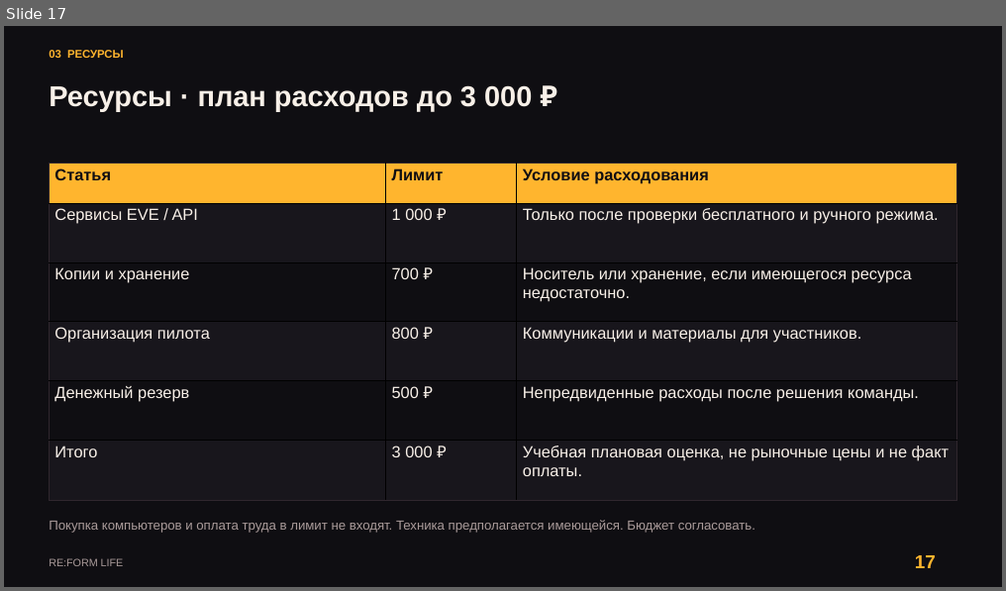
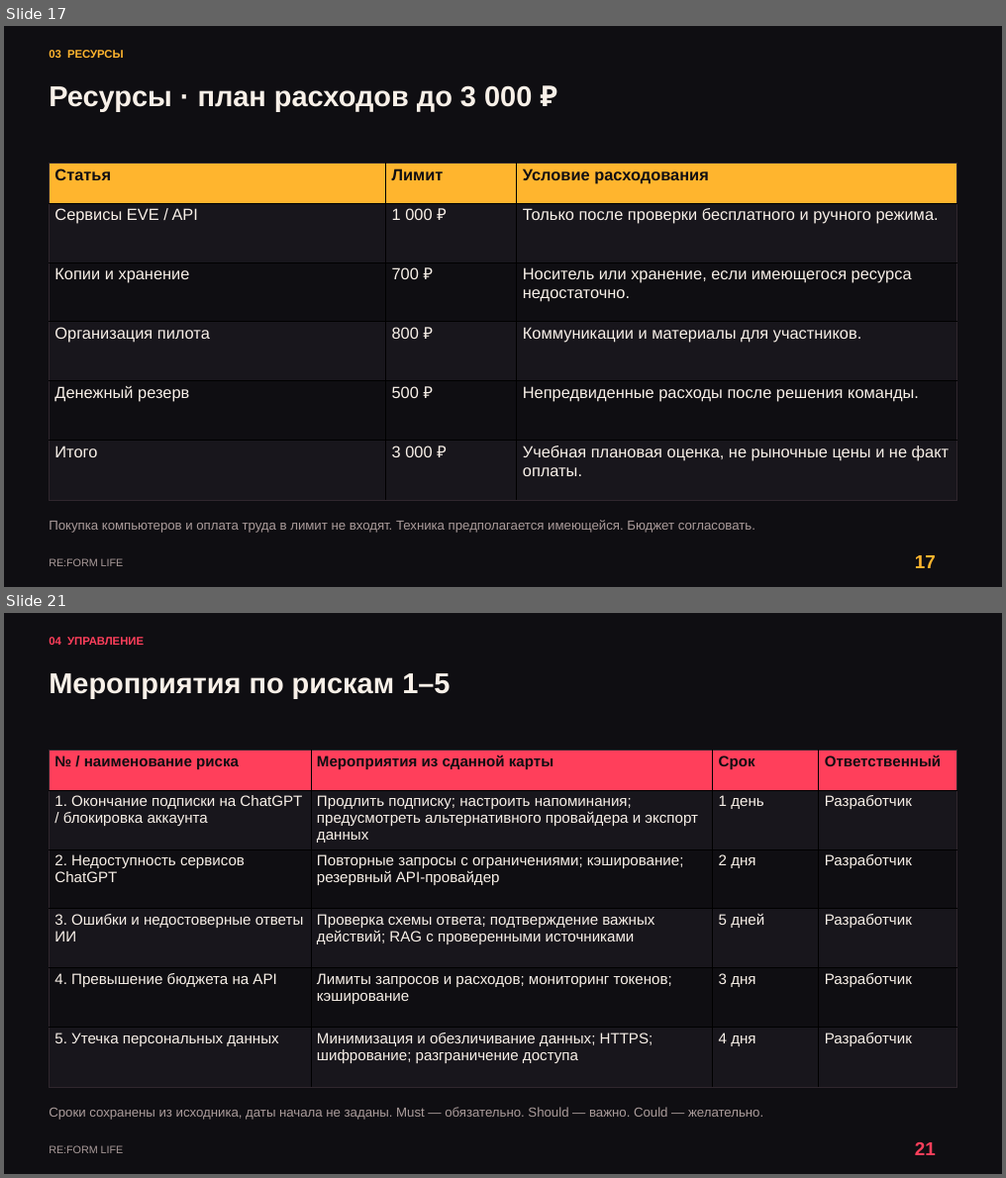
Before and after one commit to kartaamigo/RE-FORM-LIFE, a slide deck: docs/project-plan/RE_FORM_LIFE_Reviewed_Design.pptx. Shown one above the other, each under a label of ours: slide 17 before the commit, slides 17 and 21 after it; the slides between them are not shown. The pictures are 1006x591 and 1006x1178 pixels, drawn with LibreOffice and Linux fonts; fonts in the diff are those of the drawing. Boxes give left, top, right and bottom in pixels: in the first picture for what was removed or moved away, otherwise in the second. Text is boxed around its words. In the diff, an @@ line names an element or a change of style, - is before the commit and + after.

```diff
--- a/docs/project-plan/RE_FORM_LIFE_Reviewed_Design.pptx
+++ b/docs/project-plan/RE_FORM_LIFE_Reviewed_Design.pptx
@@ slide 21 added at box(4, 613, 1002, 1174), background #0F0E12 @@
@@ text added at box(49, 637, 144, 645), 13.5 pt, text #FF3F5B, bold @@
+04 УПРАВЛЕНИЕ
@@ text added at box(49, 673, 450, 699), 34.5 pt, text #F8F0E8, bold @@
+Мероприятия по рискам 1–5
@@ table added at box(49, 750, 957, 1086), 6 rows, 4 columns @@
+№ / наименование риска | Мероприятия из сданной карты | Срок | Ответственный
+1. Окончание подписки на ChatGPT / блокировка аккаунта | Продлить подписку; настроить напоминания; предусмотреть альтернативного провайдера и экспорт данных | 1 день | Разработчик
+2. Недоступность сервисов ChatGPT | Повторные запросы с ограничениями; кэширование; резервный API-провайдер | 2 дня | Разработчик
+3. Ошибки и недостоверные ответы ИИ | Проверка схемы ответа; подтверждение важных действий; RAG с проверенными источниками | 5 дней | Разработчик
+4. Превышение бюджета на API | Лимиты запросов и расходов; мониторинг токенов; кэширование | 3 дня | Разработчик
+5. Утечка персональных данных | Минимизация и обезличивание данных; HTTPS; шифрование; разграничение доступа | 4 дня | Разработчик
@@ text added at box(49, 1107, 763, 1120), 15.8 pt, text #AA9B9A @@
+Сроки сохранены из исходника, даты начала не заданы. Must — обязательно. Should — важно. Could — желательно.
@@ text added at box(49, 1146, 124, 1154), 12.8 pt, text #AA9B9A @@
+RE:FORM LIFE
@@ text added at box(915, 1143, 936, 1156), 22.5 pt, text #FF3F5B, bold @@
+21
```
Also in this commit, not shown: 21 slides changed, 6 other slides added, 2 slides removed, 3 other files.
